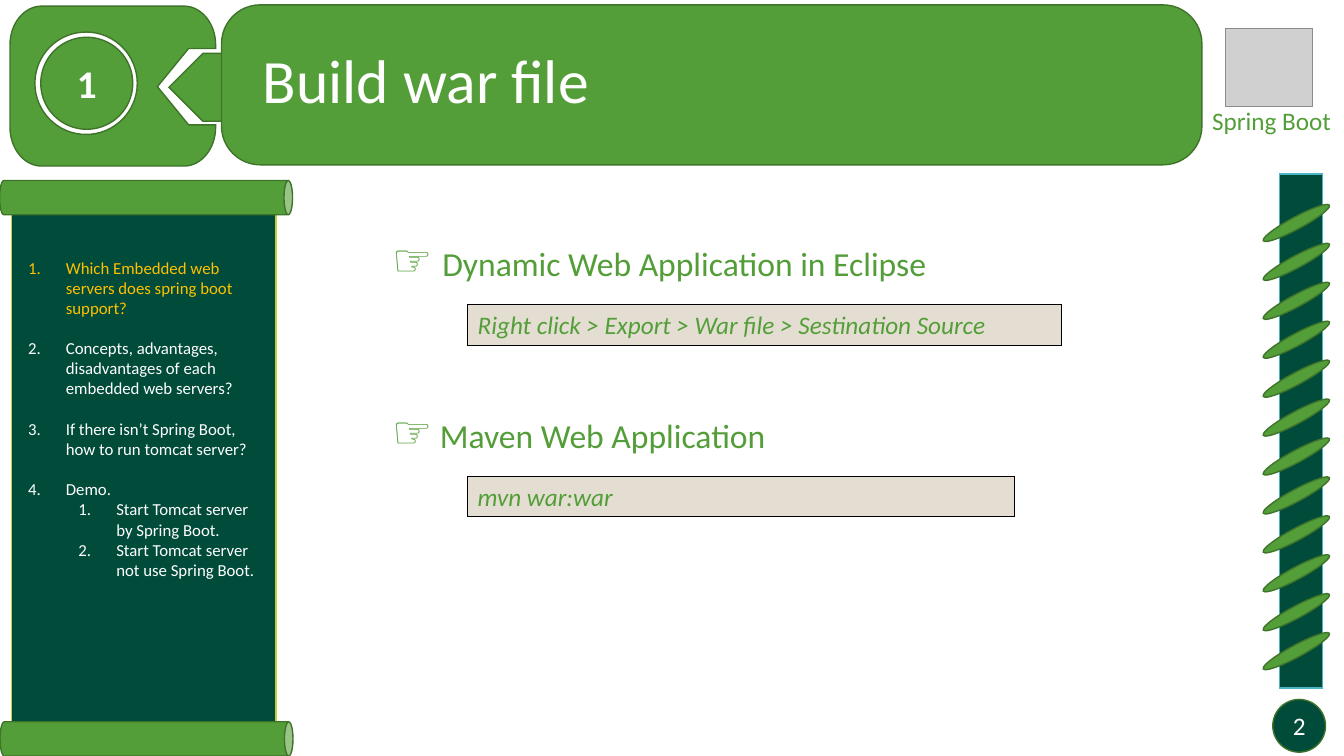
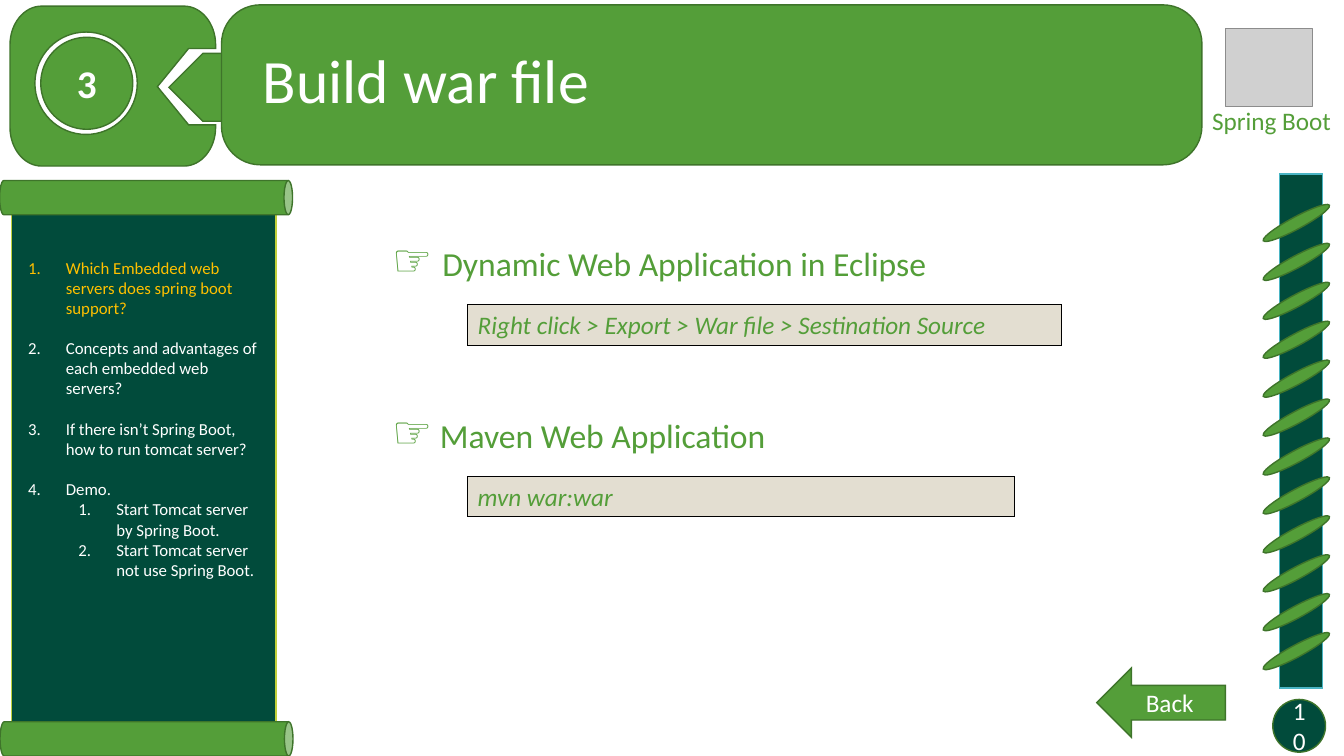
Before and after one commit to minhdua/Spring-boot-tutorial, a slide deck: slide 10 of Docs/Embedded containers.pptx (slide 2 before the commit). Drawn at 1344x756 pixels with LibreOffice and Linux fonts; fonts in the diff are those of the drawing; grey boxes stand for pictures. Boxes give left, top, right and bottom in pixels: in the first picture for what was removed or moved away, otherwise in the second. Text is boxed around its words. In the diff, an @@ line names an element or a change of style, - is before the commit and + after.

```diff
--- a/Docs/Embedded containers.pptx
+++ b/Docs/Embedded containers.pptx
@@ text in ellipse at [77, 72, 97, 99]: text changed @@
-1
+3
@@ text at [66, 342, 257, 394]: text changed @@
-2. Concepts, advantages, disadvantages of each embedded web servers?
+2. Concepts and advantages of each embedded web servers?
@@ right arrow added at [1097, 668, 1226, 738], fill #549E39, outline #3E752A 1 pt, 18 pt, text #FFFFFF @@
+Back
@@ page number at [1293, 718, 1306, 735]: text changed @@
-2
+10
```
Also in this commit, not shown: 7 other slides changed, 12 slides added, 1 other file.
